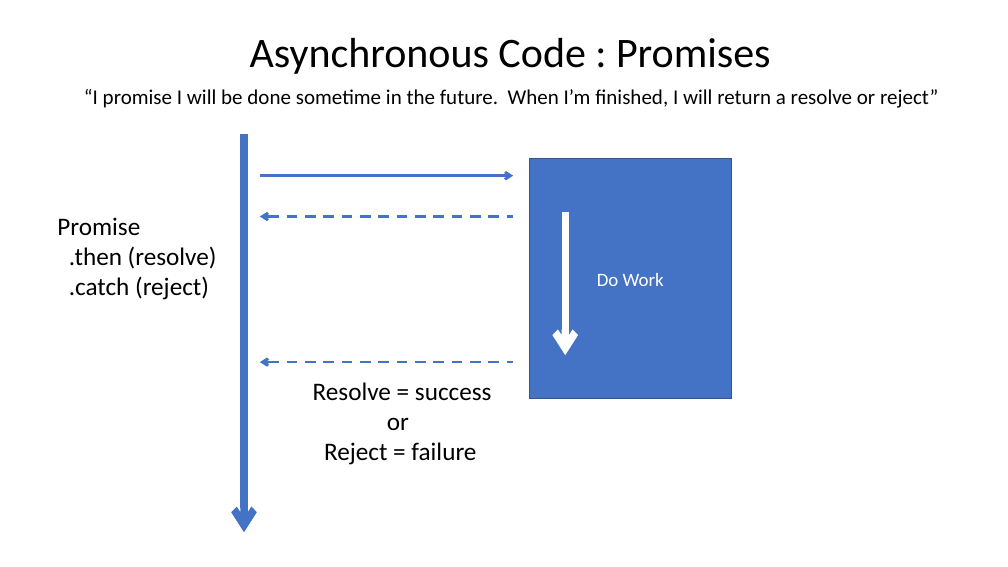
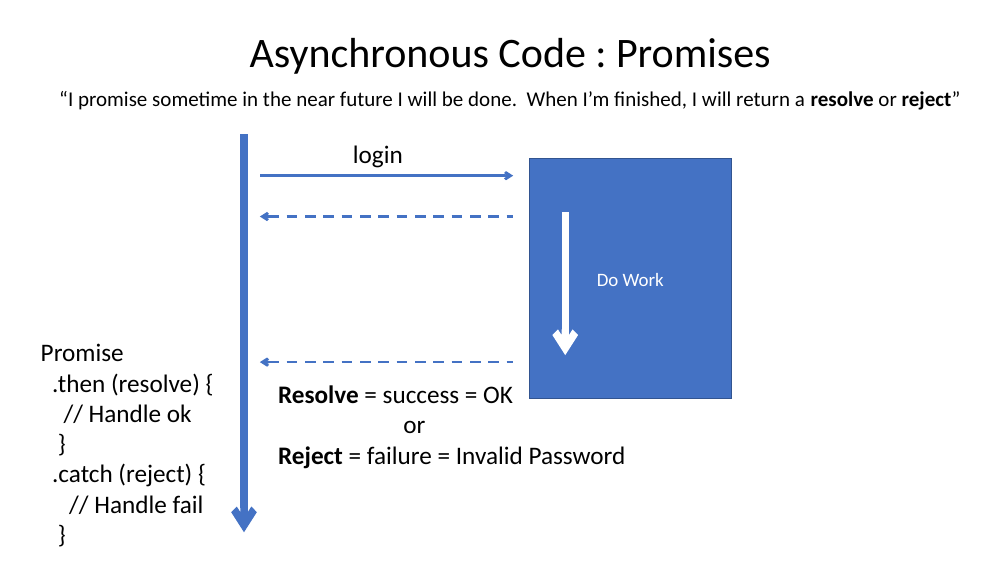
Before and after one commit to Cup-Of-JavaScript/javascript-promises, a slide deck: slide 3 of docs/JavaScript-Promises-Async-Code.pptx. Drawn at 1008x567 pixels with LibreOffice and Linux fonts; fonts in the diff are those of the drawing. Boxes give left, top, right and bottom in pixels: in the first picture for what was removed or moved away, otherwise in the second. Text is boxed around its words. In the diff, an @@ line names an element or a change of style, - is before the commit and + after.

```diff
--- a/docs/JavaScript-Promises-Async-Code.pptx
+++ b/docs/JavaScript-Promises-Async-Code.pptx
@@ text at [59,91,961,110]: text changed @@
-“I promise I will be done sometime in the future. When I’m finished, I will return a resolve or reject”
+“I promise sometime in the near future I will be done. When I’m finished, I will return a resolve or reject”
@@ text added at [353,145,403,168], 24 pt, text #000000 @@
+login
@@ text "Promise": place and size @@
-text "Promise" at [57,217,217,300]
+text "Promise" at [41,343,204,514]
@@ text at [52,373,204,514]: text changed @@
-.then (resolve)
-.catch (reject)
+.then (resolve) {
+// Handle ok
+}
+.catch (reject) {
+// Handle fail
+}
@@ text "Resolve = success = OK": place and size @@
-text "Resolve = success = OK" at [313,382,492,465]
+text "Resolve = success = OK" at [278,385,626,469]
@@ text at [278,385,513,404]: text changed @@
-Resolve = success
+Resolve = success = OK
@@ text at [278,446,626,469]: text changed @@
-Reject = failure
+Reject = failure = Invalid Password
```
Also in this commit, not shown: 1 other slide changed, 4 other files.
